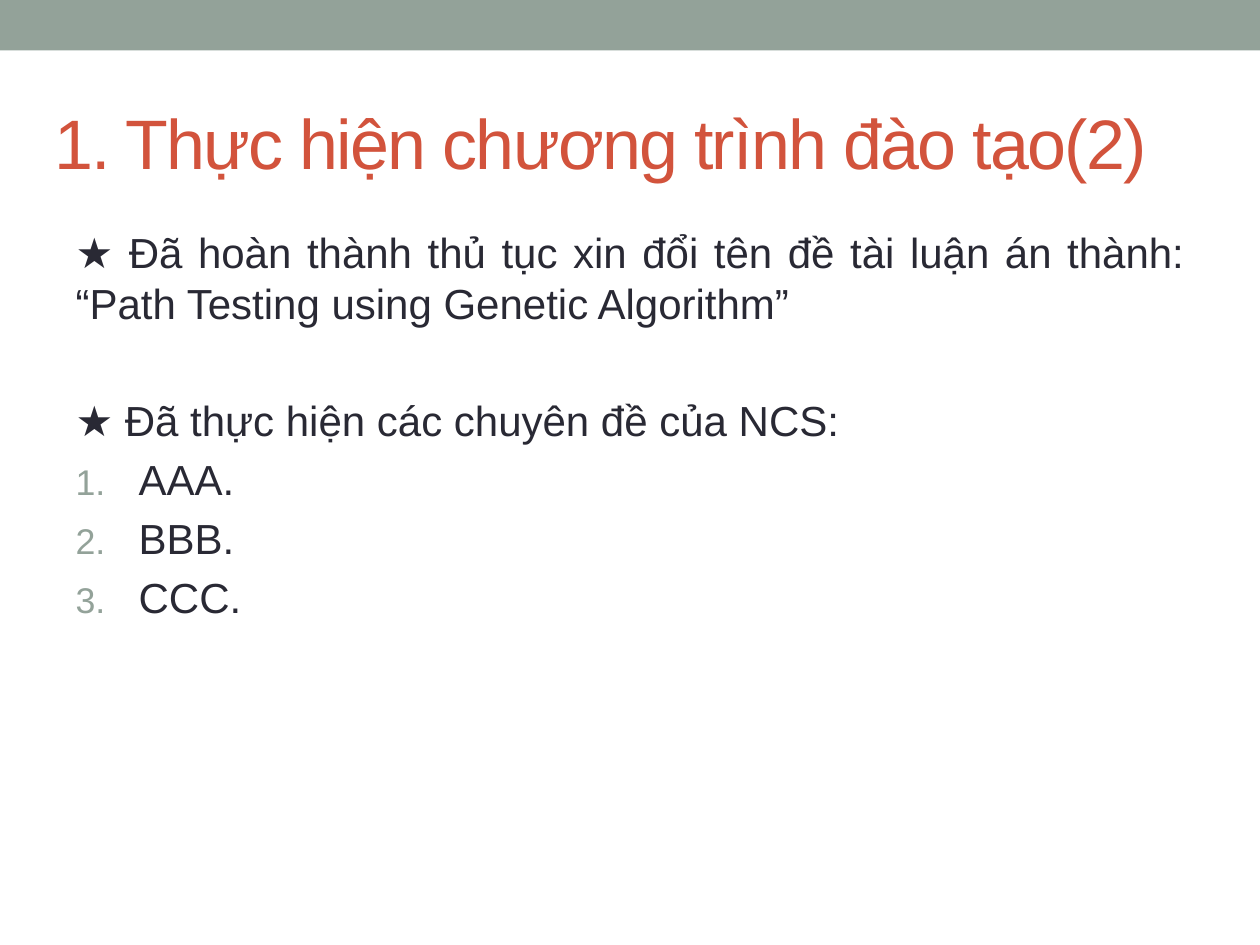
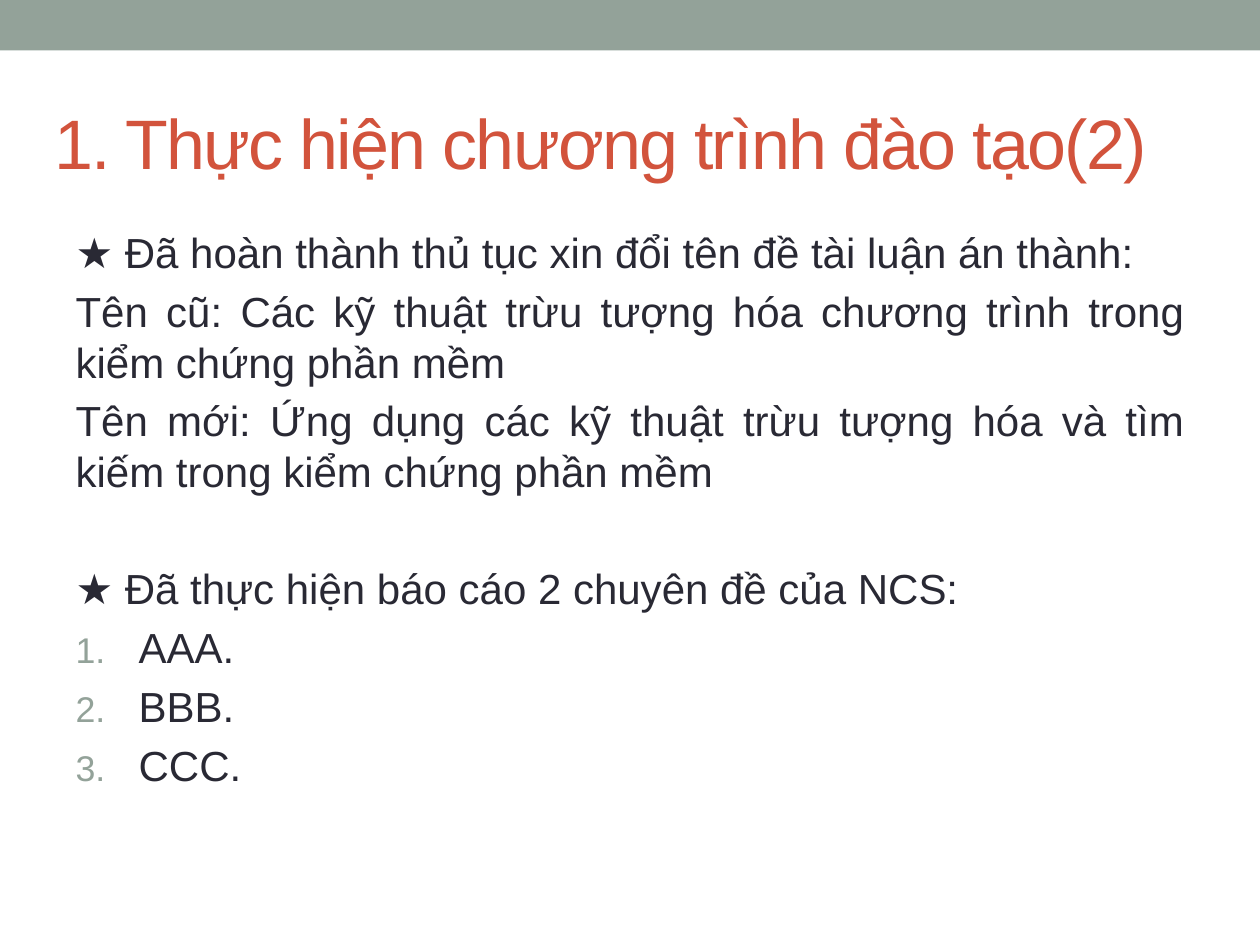
Before and after one commit to dinhngocthi/GAsource, a slide deck: slide 4 of CFT4CUnitSrc/src/report/DinhNgocThi-Baocaotiendo201612.pptx. Drawn at 1260x945 pixels with LibreOffice and Linux fonts; fonts in the diff are those of the drawing. Boxes give left, top, right and bottom in pixels: in the first picture for what was removed or moved away, otherwise in the second. Text is boxed around its words. In the diff, an @@ line names an element or a change of style, - is before the commit and + after.

```diff
--- a/CFT4CUnitSrc/src/report/DinhNgocThi-Baocaotiendo201612.pptx
+++ b/CFT4CUnitSrc/src/report/DinhNgocThi-Baocaotiendo201612.pptx
@@ text at box(76, 235, 1184, 613): text changed @@
-★ Đã hoàn thành thủ tục xin đổi tên đề tài luận án thành: “Path Testing using Genetic Algorithm”
-★ Đã thực hiện các chuyên đề của NCS:
+★ Đã hoàn thành thủ tục xin đổi tên đề tài luận án thành:
+Tên cũ: Các kỹ thuật trừu tượng hóa chương trình trong kiểm chứng phần mềm
+Tên mới: Ứng dụng các kỹ thuật trừu tượng hóa và tìm kiếm trong kiểm chứng phần mềm
+★ Đã thực hiện báo cáo 2 chuyên đề của NCS:
```
Also in this commit, not shown: 2 other slides changed.
